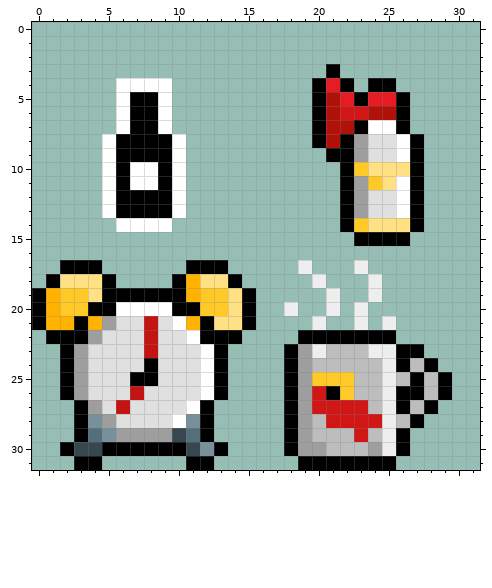
A pixel-art file gets an edit: Entwurf/WakeUps.aseprite. The first picture shows the starting point.
32x32 pixels, 1 frame. The old version is drawn lined up with the new one.
The same view after the edit:
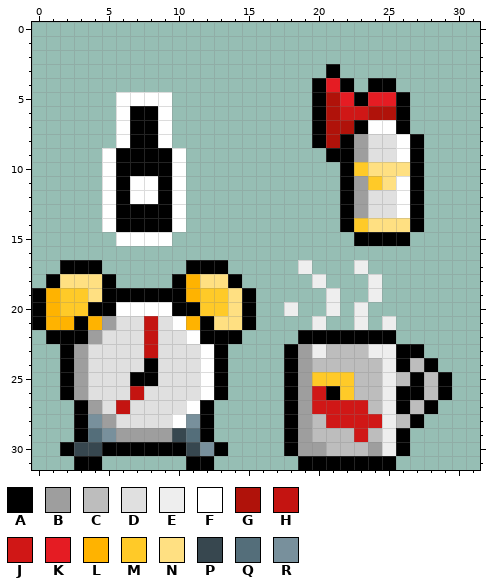
Palette (. is transparent): A #000000  B #9e9e9e  C #bdbdbd  D #e0e0e0  E #eeeeee  F #ffffff  G #b0120a  H #c41411  J #d01716  K #e51c23  L #ffb300  M #ffca28  N #ffe082  P #37474f  Q #546e7a  R #78909c
The edit:
whole drawing moved by +0,+1 (the old picture is shown already moved)
y 4: x 6..9 FFFF -> ....
y 5: x 7..8 AA -> FF
y 8: x 5..6 FA -> .F; x 9..10 AF -> F.
y 10: x 7..8 FF -> AA
y 12: x 7..8 AA -> FF
y 14: x 5..10 .FFFF. -> FAAAAF
y 15: x 6..9 .... -> FFFF
Changed places in both pictures, as pixel boxes (x1, y1, x2, y2):
changed: (102, 78, 186, 246)
